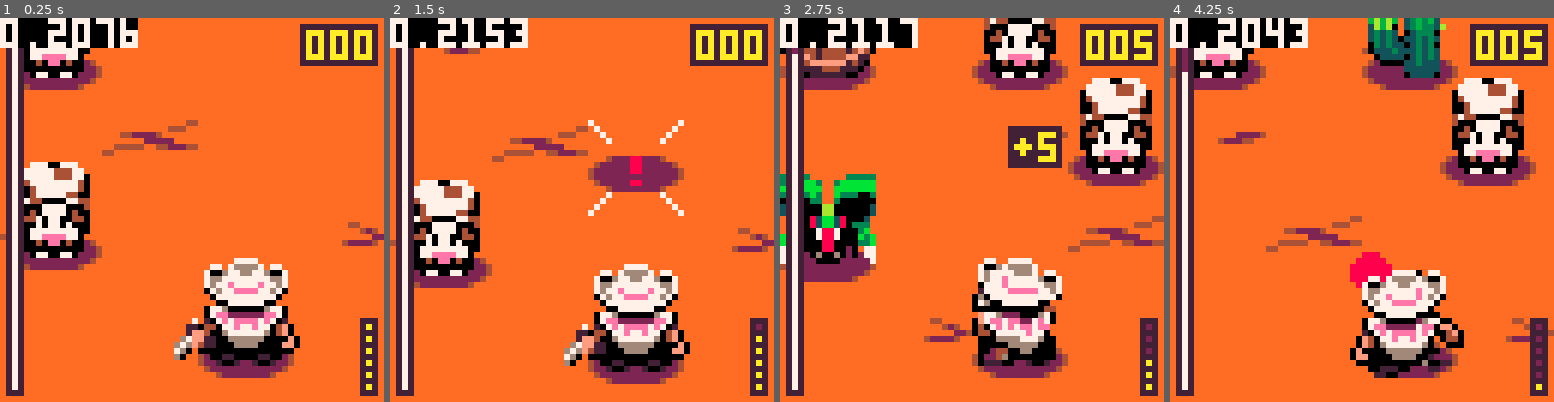
Above: before the commit, frames 1-4 (left to right).
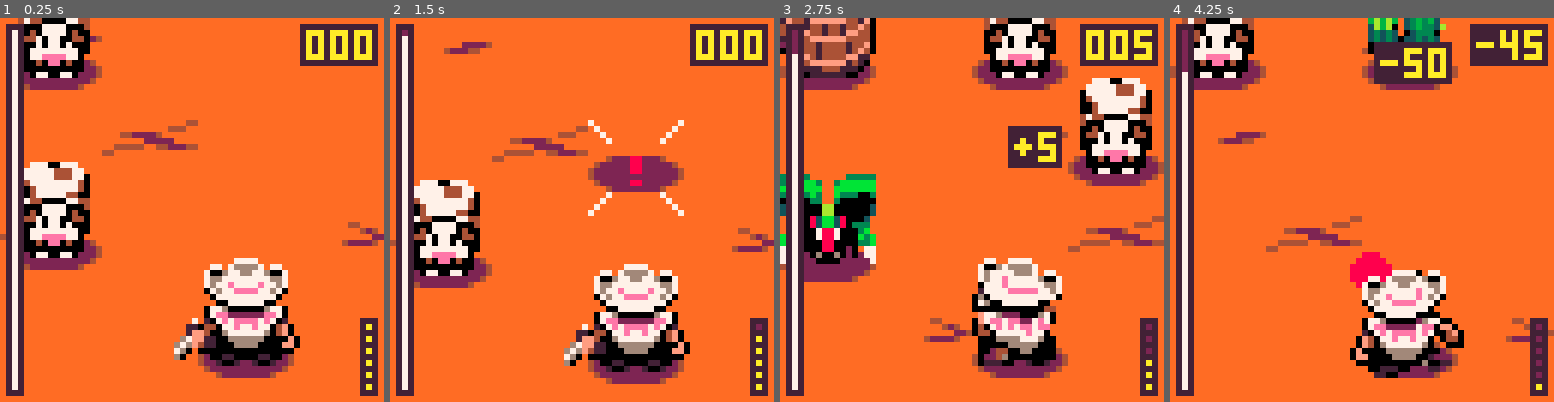
Above: after the commit, the same moments.

Repository: david-fletcher/lowrezjam2023
Game: PICO-8 cartridge lowrezjam2023.p8
The game is run twice, just before and just after one commit, with the same random seed, the same clock (stepped at 60 frames per second) and the same inputs.
Inputs:
- Up to frame 1 (0.25 s): no input
- Up to frame 2 (1.5 s): tap X (X key) at 0.33, 1.07 s; tap O (Z key) at 0.7 s
- Up to frame 3 (2.75 s): hold Right 1.6-2.1 s; tap O (Z key) at 1.7, 2.1, 2.5 s; tap X (X key) at 1.85 s; hold Up 2.15-2.42 s; hold Right from 2.47 s (still down)
- Up to frame 4 (4.25 s): tap O (Z key) every 0.4 s from 2.9 to 4.1 s; tap X (X key) at 2.97, 4.08 s; release Right at 3.03 s; hold Left 3.08-3.58 s; hold Down 3.63-3.97 s; hold Right from 4.02 s (still down)

The runs differ from the first frame. In frame 1, 2.2% of the frame differs, in the area x 0-36%, y 0-8%; in frame 2, 2.8%; in frame 3, 2.7%; in frame 4, 10%, in the area x 0-96%, y 0-44%.

Commit message:
aliens are hostile

Diff:
--- a/lowrezjam2023.p8
+++ b/lowrezjam2023.p8
@@ -12,7 +12,7 @@
 
 -- globals
 local g_current_state = nil
-local g_debug = {true, false, false} -- 1 is CPU usage, 2 is player movement, 3 is length of particle
+local g_debug = {false, false, false} -- 1 is CPU usage, 2 is player movement, 3 is length of particle
 local g_muted = false
 
 -- magic numbers
@@ -54,9 +54,6 @@
 
  -- TODO: turn back to g_game_states.e_splash before release!
  g_current_state = g_game_states.e_loading
-
- --particle system 2
- part={}
 end
 
 local s = 8
@@ -233,6 +230,7 @@
 local g_ammo = 6
 local g_ammo_spawned = false
 local g_aliens = 0
+local g_alien_spawn_cd = 0
 
 function init_playing()
  -- player
@@ -260,6 +258,10 @@
 
  if (g_timer <= 0) then
   g_current_state = g_game_states.e_gameover
+ end
+
+ if (g_alien_spawn_cd > 0) then
+  g_alien_spawn_cd -= 1
  end
 
  -- objects first (makes sure we capture latest player movement)
@@ -336,8 +338,8 @@
 
  -- points ui
  local point_str = format_num(g_points)
- rectfill(50, 1, 62, 7, 5)
- print(point_str, 51, 2, 10)
+ rectfill(62-(#point_str*4), 1, 62, 7, 5)
+ print(point_str, 63-(#point_str*4), 2, 10)
 
  -- ammo ui
  rectfill(60, 50, 62, 62, 5)
@@ -443,9 +445,9 @@
 end
 
 -- return 0 for false, 1 for true, and 2 for cow
-function is_occupied(tilex, tiley)
+function is_occupied(tilex, tiley, ignore_obj)
  for obj in all(g_objects) do
-  if (obj.tilex == tilex and obj.tiley == tiley) then
+  if (obj.tilex == tilex and obj.tiley == tiley and obj ~= ignore_obj) then
    -- cow
    if (obj.type == 'cow') then
     return 2, obj
@@ -525,9 +527,9 @@
  player.update = function(self)
   -- player movement
   -- check left, check right, check up
-  local tileleft, objleft = is_occupied(self.tilex-1, self.tiley)
-  local tileright, objright = is_occupied(self.tilex+1, self.tiley)
-  local tileup, objup =  is_occupied(self.tilex, self.tiley+1)
+  local tileleft, objleft = is_occupied(self.tilex-1, self.tiley, self)
+  local tileright, objright = is_occupied(self.tilex+1, self.tiley, self)
+  local tileup, objup =  is_occupied(self.tilex, self.tiley+1, self)
 
   if(btnp(k_left) and self.tilex > 1 and tileleft != 1 and self.strafe_cd <= 0) then
    -- strafe left
@@ -602,6 +604,7 @@
  player.harm = function(self)
   -- TODO: player harm animation
   remove_time(20)
+  g_shake_frame = 6
  end
 
  player.draw = function(self)
@@ -666,7 +669,7 @@
  end
 
  barrel.explode = function(self)
-  explode(34, self.tilex, self.tiley)
+  explode(34, self.tilex, self.tiley, false)
   if (rnd() < 0.1) then
    new_ammo(self.tilex, self.tiley)
   elseif (rnd() < 0.4) then
@@ -717,7 +720,7 @@
  local alien = {}
  alien.type = 'alien'
  alien.collide = false
- alien.sortprio = 0
+ alien.sortprio = 3
 
  alien.tilex = tilex
  alien.tiley = tiley
@@ -733,16 +736,24 @@
  alien.moving = {false, false, false, false}
  alien.decision_timer = 0
  alien.warning_timer = 60
- alien.spawn_dur = 72 --78
+ alien.spawn_dur = 72
  alien.spawn_timer = alien.spawn_dur
  alien.kamikaze = false
 
  alien.update = function(self)
   -- check if we're colliding with player - if so, damage them
-  if (self.collide == true and self.tilex == g_player.tilex and self.tiley == g_player.tiley) then
+  if (self.collide == true and self.tilex == g_player.tilex and self.tiley == g_player.tiley and self.state ~= "moving" and self.state ~= "attacking") then
    g_player.harm(g_player)
    self.kamikaze = true
    self.explode(self)
+  end
+
+  -- check if we're touching a cow - if so, kill it
+  local tile, obj = is_occupied(self.tilex, self.tiley, self)
+  if (self.collide == true and tile > 0 and obj.type == 'cow' and self.state ~= "moving" and self.state ~= "attacking") then
+   self.kamikaze = true
+   self.explode(self)
+   obj.explode(obj)
   end
 
   -- if we're not warning, and not spawning, then do this
@@ -752,7 +763,7 @@
     if (rnd() < 0.05) then
      self.decision_timer = 60
 
-     -- if the player is nearby, explode on them
+     -- if the player is nearby, kamikaze toward them
      if (self.tilex-1 == g_player.tilex and self.tiley == g_player.tiley) or
         (self.tilex+1 == g_player.tilex and self.tiley == g_player.tiley) or
         (self.tilex == g_player.tilex and self.tiley-1 == g_player.tiley) or
@@ -760,37 +771,73 @@
 
          self.tilex = g_player.tilex
          self.tiley = g_player.tiley
+         self.state = "attacking"
          return
      end
 
+     -- determine adjacencies
+     local tileleft, objleft = 0, nil
+     local tileright, objright = 0, nil
+     if (self.tilex > 1) then
+      tileleft, objleft = is_occupied(self.tilex-1, self.tiley, self)
+     end
+     if (self.tilex < g_world_tilewidth) then
+      tileright, objright = is_occupied(self.tilex+1, self.tiley, self)
+     end
+
+     local tileup, objup = is_occupied(self.tilex, self.tiley+1, self)
+     local tiledown, objdown = is_occupied(self.tilex, self.tiley-1, self)
+
+     -- if there is a cow adjacent, target that instead
+     if (tileleft > 0 and objleft.type == 'cow') then
+      self.state = "attacking"
+      self.tilex -= 1
+      return
+     end
+
+     if (tileright > 0 and objright.type == 'cow') then
+      self.state = "attacking"
+      self.tilex += 1
+      return
+     end
+
+     if (tileup > 0 and objup.type == 'cow') then
+      self.state = "attacking"
+      self.tiley += 1
+      return
+     end
+
+     if (tiledown > 0 and objdown.type == 'cow') then
+      self.state = "attacking"
+      self.tiley -= 1
+      return
+     end
+
+     -- otherwise, move randomly
      local dir = flr(rnd(4)) -- 0 - 3 only integers
-     if (dir == k_left and self.tilex > 1) then
-      local tile, _ = is_occupied(self.tilex-1, self.tiley)
-      if (tile == 0) then -- empty tile
+     if (dir == k_left and tileleft ~= nil) then
+      if (tileleft == 0) then -- empty tile
        self.tilex -= 1
        self.moving[k_left] = true
        self.state = "moving"
       end
 
-     elseif (dir == k_right and self.tilex < g_world_tilewidth) then
-      local tile, _ = is_occupied(self.tilex+1, self.tiley)
-      if (tile == 0) then -- empty tile
+     elseif (dir == k_right and tileright ~= nil) then
+      if (tileright == 0) then -- empty tile
        self.tilex += 1
        self.moving[k_right] = true
        self.state = "moving"
       end
 
-     elseif (dir == k_up) then
-      local tile, _ = is_occupied(self.tilex, self.tiley+1)
-      if (tile == 0) then -- empty tile
+     elseif (dir == k_up and tileup ~= nil) then
+      if (tileup == 0) then -- empty tile
        self.tiley += 1
        self.moving[k_up] = true
        self.state = "moving"
       end
 
-     elseif (dir == k_down) then
-      local tile, _ = is_occupied(self.tilex, self.tiley-1)
-      if (tile == 0) then -- empty tile
+     elseif (dir == k_down and tiledown ~= nil) then
+      if (tiledown == 0) then -- empty tile
        self.tiley -= 1
        self.moving[k_down] = true
        self.state = "moving"
@@ -830,22 +877,13 @@
    if (self.spawn_timer <= 0) then
     self.state = "idle"
    end
-
-   -- logic
-
-  elseif (self.state == "idle") then
-   -- logic
-
-  elseif (self.state == "moving") then
-   -- logic
-
   end
  end
 
  alien.explode = function(self)
-  explode(38, self.tilex, self.tiley)
+  explode(38, self.tilex, self.tiley, self.kamikaze)
   g_aliens -= 1
-  if (rnd() < 0.5 and self.kamikaze == false) then
+  if (rnd() < 0.7 and self.kamikaze == false) then
    new_soda(self.tilex, self.tiley)
   end
   del(g_objects, self)
@@ -868,7 +906,6 @@
     print("!", self.x+6, self.y+12, 8)
     print("!", self.x+7, self.y+12, 8)
   elseif (self.state == "spawning") then
-   -- logic
    local spawn_progress = self.spawn_timer / self.spawn_dur
    shadow(self)
    -- spawn animation
@@ -892,16 +929,19 @@
     -- roar
     spr(74, self.x, self.y-1, 2, 2)
    end
-
-   --spr(38, self.x, self.y, 2, 2)
   elseif (self.state == "idle") then
-   -- logic
    shadow(self)
    spr(38, self.x, self.y, 2, 2)
   elseif (self.state == "moving") then
-   -- logic
    shadow(self)
    spr(38, self.x, self.y, 2, 2)
+  elseif (self.state == "attacking") then
+   shadow(self)
+   pal(11, 8)
+   pal(3, 2)
+   spr(38, self.x, self.y, 2, 2)
+   pal(11, 11)
+   pal(3, 3)
   end
  end
 
@@ -916,7 +956,7 @@
  -- 2) pick a random tile from the list of options
  -- 3) check if that tile is occupied
  -- 4) if not occupied, spawn in the alien
- if (g_aliens < 2 and rnd() < 0.1) then -- alien freq 0.05
+ if (g_aliens < 2 and rnd() < 0.1 and g_alien_spawn_cd == 0) then
   local tilex = flr(rnd(5)) + min_tilex
   local tiley = flr(rnd(3)) + min_tiley
   local tile, obj = is_occupied(tilex, tiley)
@@ -924,6 +964,7 @@
   if (tile == 0 and obj == nil) then
    new_alien(tilex, tiley)
    g_aliens += 1
+   g_alien_spawn_cd = 30
   end
  end
 end
@@ -960,27 +1001,27 @@
 
     local dir = flr(rnd(4)) -- 0 - 3 only integers
     if (dir == k_left and self.tilex > 1) then
-     local tile, _ = is_occupied(self.tilex-1, self.tiley)
+     local tile, _ = is_occupied(self.tilex-1, self.tiley, self)
      if (tile == 0) then -- empty tile
       self.tilex -= 1
       self.flip = false
      end
 
     elseif (dir == k_right and self.tilex < g_world_tilewidth) then
-     local tile, _ = is_occupied(self.tilex+1, self.tiley)
+     local tile, _ = is_occupied(self.tilex+1, self.tiley, self)
      if (tile == 0) then -- empty tile
       self.tilex += 1
       self.flip = true
      end
 
     elseif (dir == k_up) then
-     local tile, _ = is_occupied(self.tilex, self.tiley+1)
+     local tile, _ = is_occupied(self.tilex, self.tiley+1, self)
      if (tile == 0) then -- empty tile
       self.tiley += 1
      end
 
     elseif (dir == k_down) then
-     local tile, _ = is_occupied(self.tilex, self.tiley-1)
+     local tile, _ = is_occupied(self.tilex, self.tiley-1, self)
      if (tile == 0) then -- empty tile
       self.tiley -= 1
      end
@@ -996,6 +1037,11 @@
 
  cow.rescue = function(self)
   add_points(10, cow.tilex, cow.tiley)
+  del(g_objects, self)
+ end
+
+ cow.explode = function(self)
+  add_points(-50, cow.tilex, cow.tiley)
   del(g_objects, self)
  end
 
@@ -1097,6 +1143,10 @@
 	elseif g_shake_frame < 1 then
 		g_shake_frame = 0
 	end
+end
+
+function reset_palette()
+ pal({[0]=0,131,2,3,4,130,134,7,8,137,10,11,138,139,14,143},1)
 end
 
 function lerp(from, to, weight)
@@ -1165,6 +1215,11 @@
  end
 end
 
+function shadow(o)
+ ovalfill(o.x, o.y+12, o.x+15, o.y+17, 4)
+ ovalfill(o.x+1, o.y+12, o.x+14, o.y+17, 2)
+end
+
 function add_points(num, tilex, tiley)
  -- convert to screen coordinates
  local screenx = ((tilex-1)*16) - g_camera.x
@@ -1179,6 +1234,9 @@
   local x_offset = -4
   local y = 2
   local point_str = "+"..num
+  if (num < 0) then
+   point_str = tostr(num)
+  end
   while (y != 15) do
    y = lerp(y, 15, 0.2)
    local actualx = screenx + (#point_str*2) + x_offset
@@ -1192,11 +1250,6 @@
  add(g_point_particles, particle)
 end
 
-function shadow(o)
- ovalfill(o.x, o.y+12, o.x+15, o.y+17, 4)
- ovalfill(o.x+1, o.y+12, o.x+14, o.y+17, 2)
-end
-
 function refill_ammo()
  g_ammo = 6
  -- TODO: ammo refill animation
@@ -1213,11 +1266,11 @@
  -- TODO: time addition animation
 end
 
-function explode(sprnum, tilex, tiley)
+function explode(sprnum, tilex, tiley, kamikaze)
  -- update points
  if (sprnum == 34) then -- barrel
   add_points(2, tilex, tiley)
- elseif (sprnum == 38) then -- alien
+ elseif (sprnum == 38 and not kamikaze) then -- alien
   add_points(5, tilex, tiley)
  end
 
